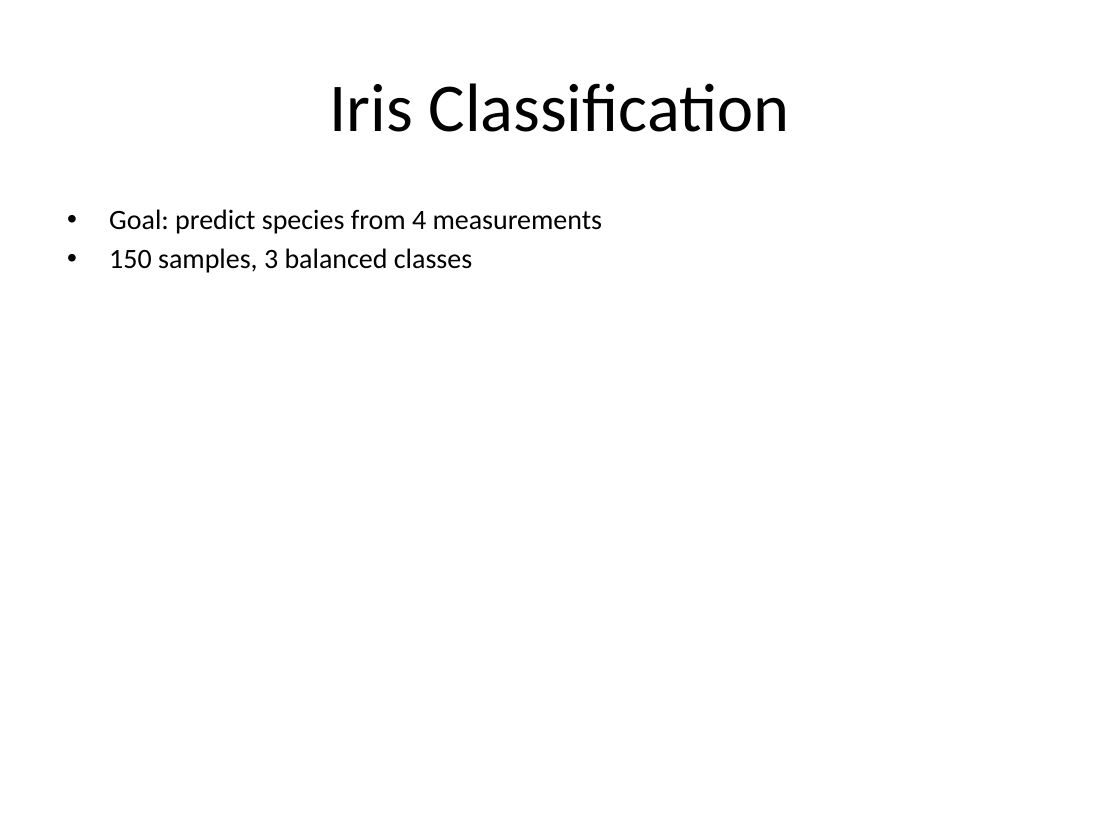
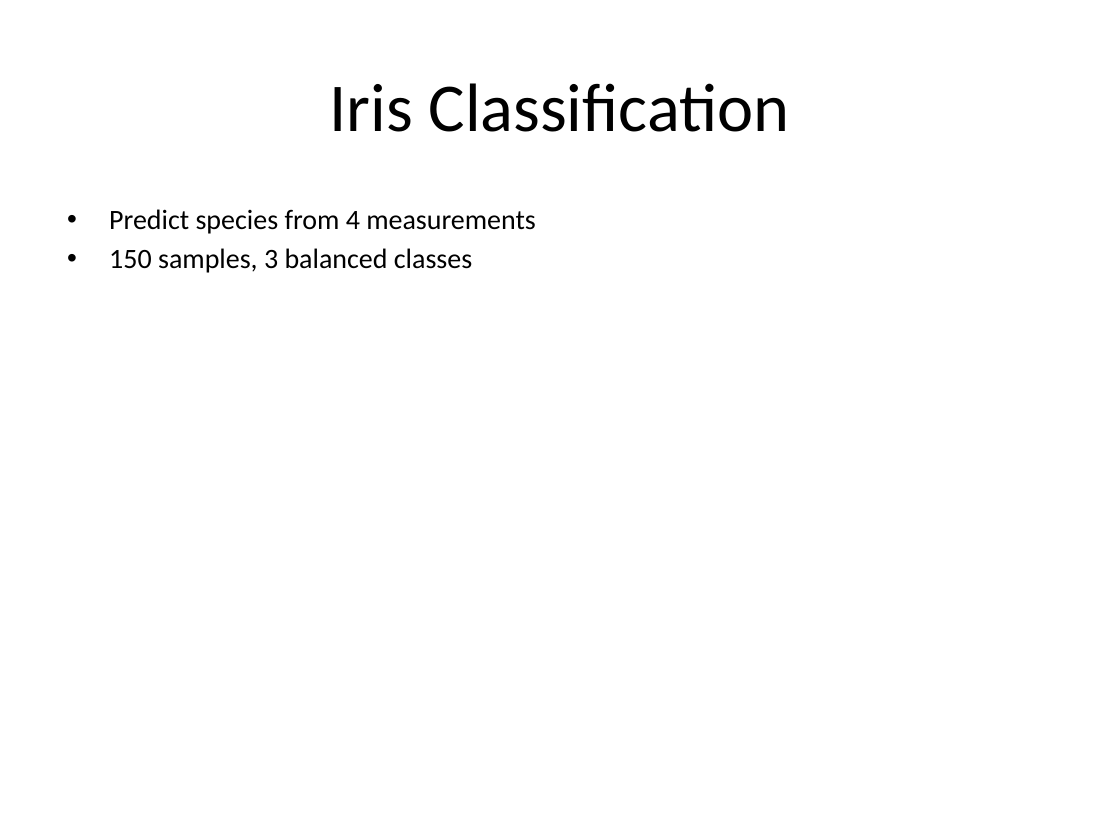
Before and after one commit to amirhossein-rahnama/datalab, a slide deck: slide 2 of examples/sample-outputs/iris-deck.pptx. Drawn at 1120x840 pixels with LibreOffice and Linux fonts; fonts in the diff are those of the drawing. Boxes give left, top, right and bottom in pixels: in the first picture for what was removed or moved away, otherwise in the second. Text is boxed around its words. In the diff, an @@ line names an element or a change of style, - is before the commit and + after.

```diff
--- a/examples/sample-outputs/iris-deck.pptx
+++ b/examples/sample-outputs/iris-deck.pptx
@@ text at <box>109,209,536,234</box>: text changed @@
-• Goal: predict species from 4 measurements
+• Predict species from 4 measurements
```
Also in this commit, not shown: 1 other slide changed, 1 slide added, 1 slide removed, 15 other files.
